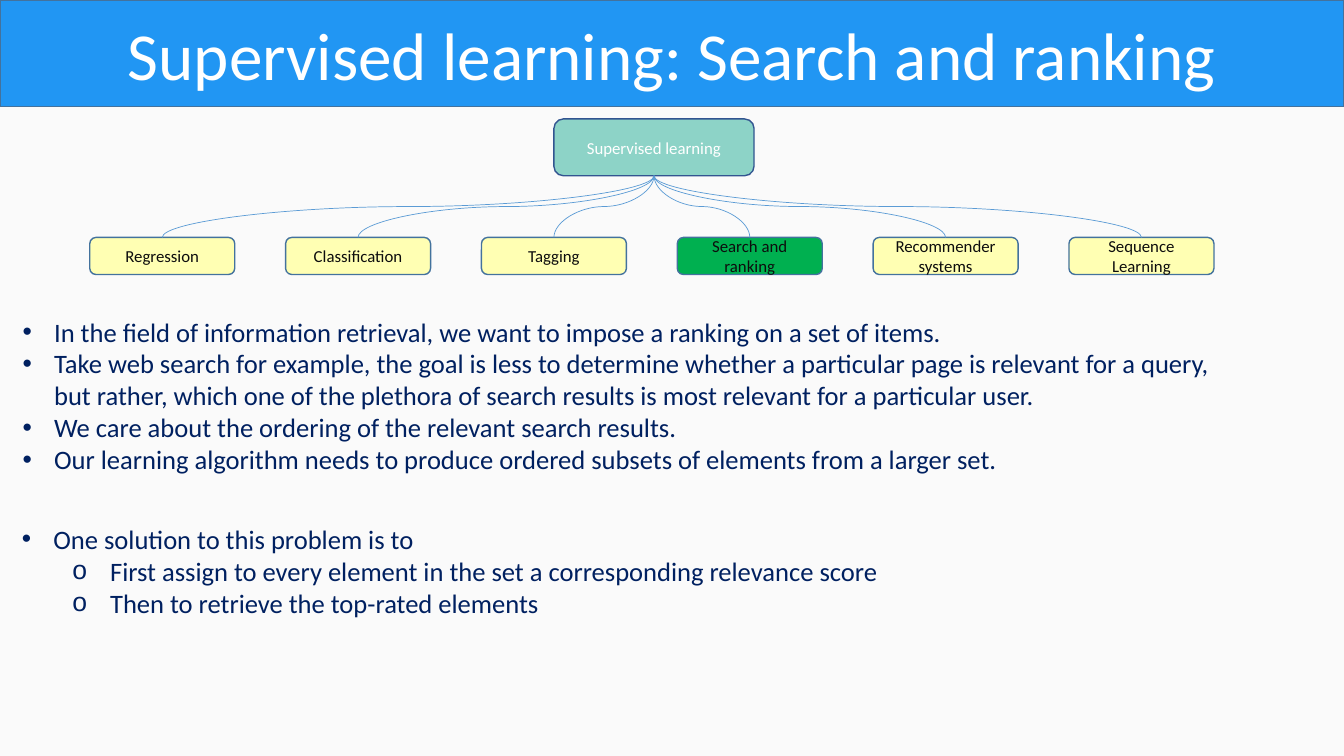
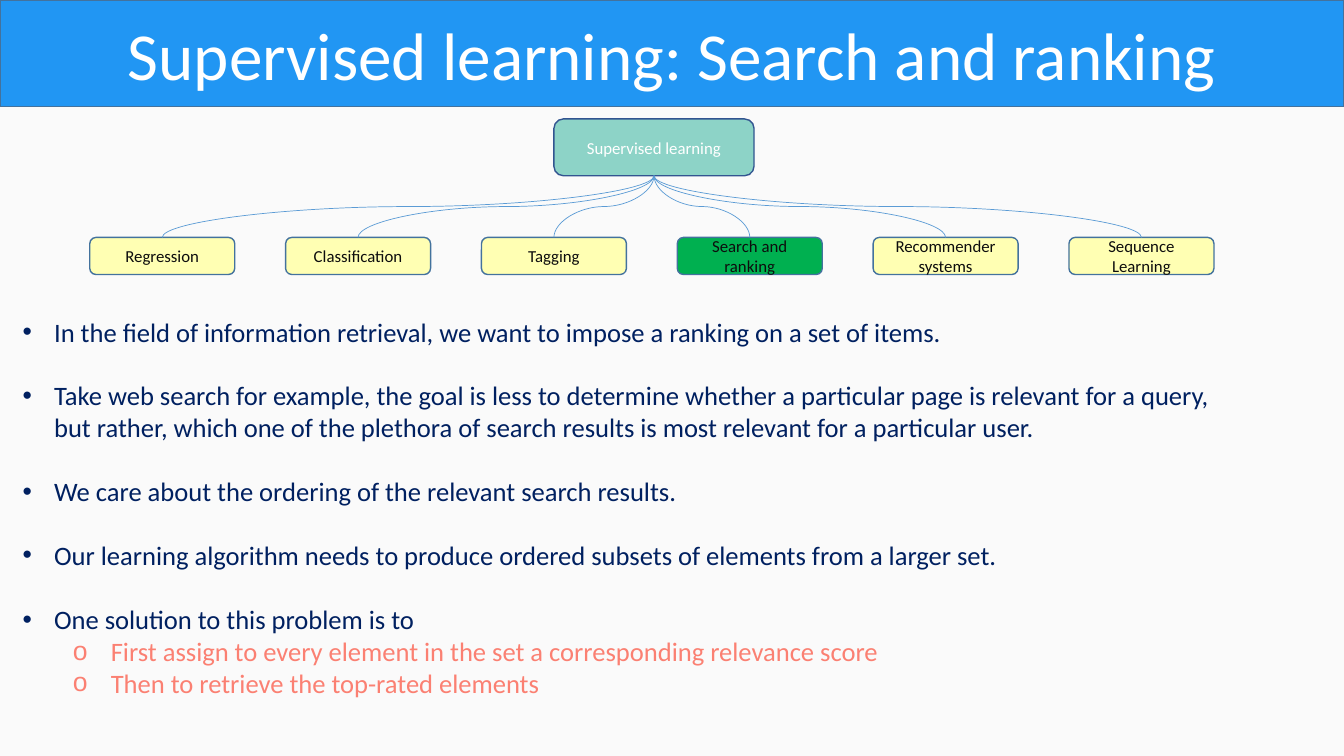
Before and after one commit to OmarAlmighty/D2L-Slides, a slide deck: slide 35 of D2L CH1.pptx. Drawn at 1344x756 pixels with LibreOffice and Linux fonts; fonts in the diff are those of the drawing. Boxes give left, top, right and bottom in pixels: in the first picture for what was removed or moved away, otherwise in the second. Text is boxed around its words. In the diff, an @@ line names an element or a change of style, - is before the commit and + after.

```diff
--- a/D2L CH1.pptx
+++ b/D2L CH1.pptx
@@ text "In the field of information ..." rewrapped from <box>54,323,1208,474</box> to <box>54,323,1208,570</box> @@
@@ text "One solution to this problem ...": place and size @@
-text "One solution to this problem ..." at <box>53,530,877,618</box>
+text "One solution to this problem ..." at <box>54,610,877,697</box>
@@ text at <box>111,642,877,697</box>: text colour #002060 to #FB8072 in "First assign to every element in the ...", "Then to retrieve the top-rated elements" @@
```
Also in this commit, not shown: 34 other slides changed, 5 other files.
